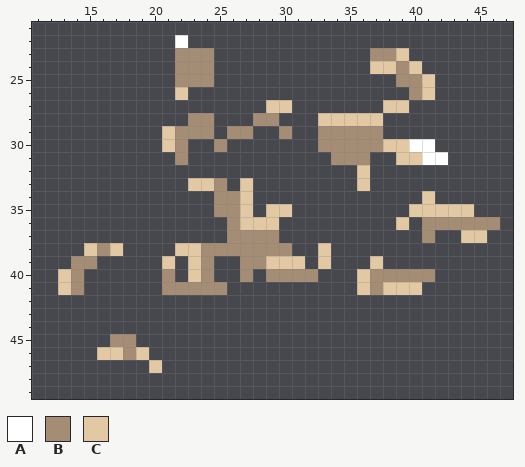
Pixel-art sprite, stored at sprites/spr_efeito_tiro_impacto/layers/eb5133fd-6da7-4ca9-9ff0-63ac5dad5958/092840b0-3b2c-4838-99a9-b683a8f6f40d.png. Above is the file before it was changed.
The file is 64x64 pixels. Shown: x 11..47, y 21..49.
Palette (. is transparent): A #ffffff  B #a58c75  C #e2c9a3
Pixels before, first column x 13:
22 .........A........................
23 .........BBB............BBC.......
24 .........BBB............CCBC......
25 .........BBB..............BBC.....
26 .........C.................BC.....
27 ................CC.......CC.......
28 ..........BB...BB...CCCCC.........
29 ........CBBB.BB..B..BBBBB.........
30 ........CB..B.......BBBBBCCAA.....
31 .........B...........BBB..CCAA....
32 .......................C..........
33 ..........CCB.C........C..........
34 ............BBC.............C.....
35 ............BBC.CC.........CCCCC..
36 .............BCCC.........C.BBBBBB
37 .............BBBB...........B..CC.
38 ..CBC....CCBBBBBBB..C.............
39 .BB.....C.CB..BBCCC.C...C.........
40 CB......B.CB..B.BBBB...CBBBBB.....
41 CB......BBBBB..........CBCCC......
42 ..................................
43 ..................................
44 ..................................
45 ....BB............................
46 ...CCBC...........................
47 .......C..........................
New version:
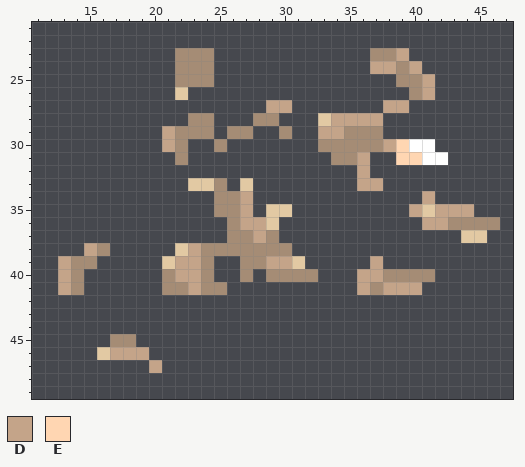
Colours new in this view: D #c4a489  E #ffd6b2
Change:
Changed rows in their new state; - is an unchanged pixel.
first column x 13:
22 ---------.----------------------
23 --------------------------D-----
24 ------------------------DD-D----
25 ----------------------------D---
26 ----------------------------D---
27 ----------------DD-------DD-----
28 ---------------------DDDD-------
29 --------D-----------DD----------
30 --------D----------------DE-----
31 -----------------------D--EE----
32 -----------------------D--------
33 -----------------------DD-------
34 --------------D-------------D---
35 --------------D------------D-DDD
36 --------------DD----------.-DD--
37 ---------------D------------.---
38 --D-.-----D---------.-----------
39 D--------DD-----DD--.---D-------
40 D--------DD------------DD-------
41 D---------D------------D-DDD----
first column x 17:
46 DDD-
47 ---D
Where, in picture pixels (left, top, right, bottom), the same in both pictures:
erased: (175, 35, 188, 48)
changed: (58, 48, 474, 295)
changed: (110, 347, 162, 373)
